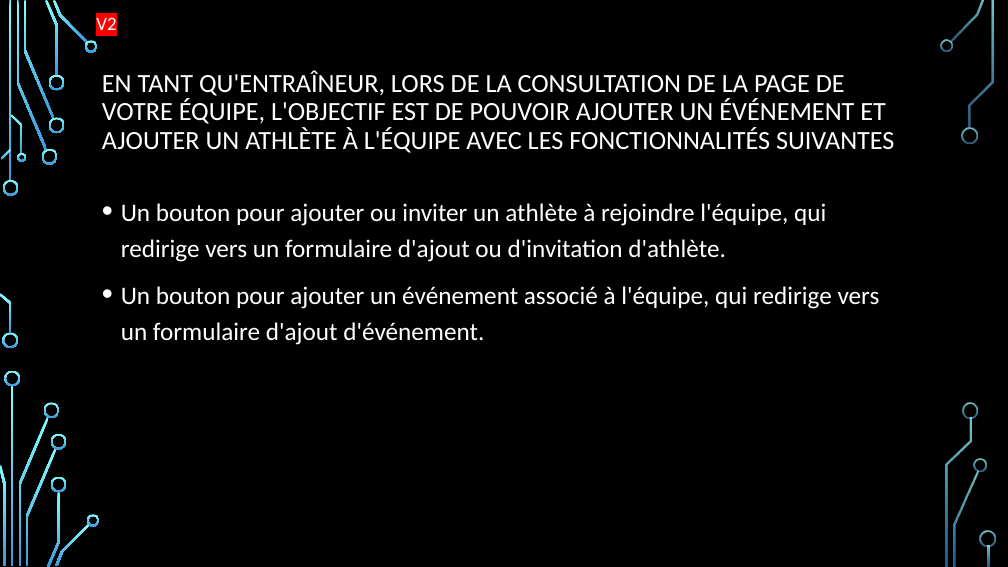
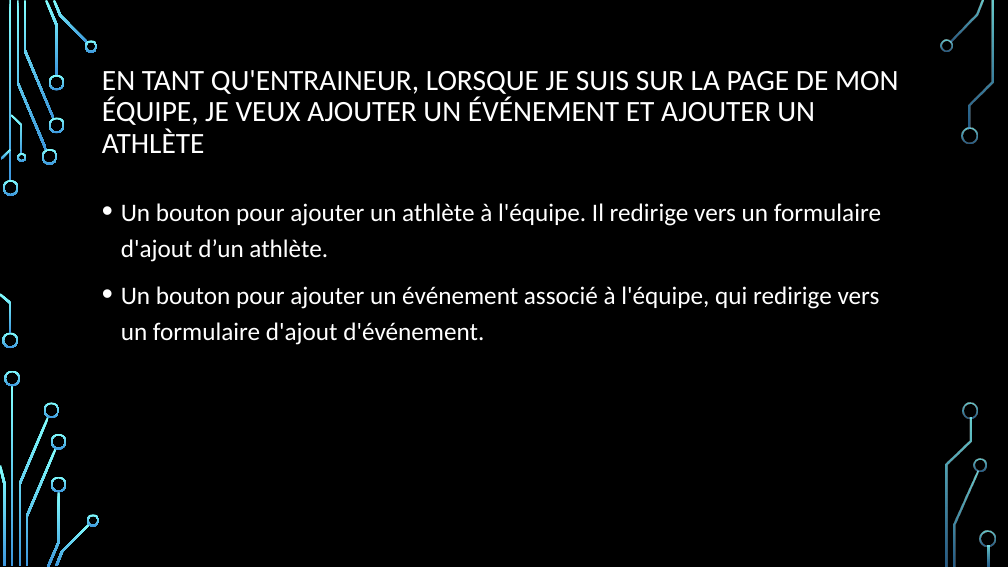
Before and after one commit to DFC-Informatique-Cegep-de-Sainte-Foy/GestionEquipesSportives, a slide deck: slide 7 of Documentation/Revue 3/Presentation_Revue_3.pptx (slide 10 before the commit). Drawn at 1008x567 pixels with LibreOffice and Linux fonts; fonts in the diff are those of the drawing; background and template pictures are left out. Boxes give left, top, right and bottom in pixels: in the first picture for what was removed or moved away, otherwise in the second. Text is boxed around its words. In the diff, an @@ line names an element or a change of style, - is before the commit and + after.

```diff
--- a/Documentation/Revue 3/Presentation_Revue_3.pptx
+++ b/Documentation/Revue 3/Presentation_Revue_3.pptx
@@ text removed at box(96, 17, 116, 30) @@
-V2
@@ title at box(102, 70, 898, 153): text changed; size 25 to 28 pt @@
-EN TANT QU'ENTRAÎNEUR, LORS DE LA CONSULTATION DE LA PAGE DE VOTRE ÉQUIPE, L'OBJECTIF EST DE POUVOIR AJOUTER UN ÉVÉNEMENT ET AJOUTER UN ATHLÈTE À L'ÉQUIPE AVEC LES FONCTIONNALITÉS SUIVANTES
+EN TANT QU'ENTRAINEUR, LORSQUE JE SUIS SUR LA PAGE DE MON ÉQUIPE, JE VEUX AJOUTER UN ÉVÉNEMENT ET AJOUTER UN ATHLÈTE
@@ text at box(121, 203, 881, 262): text changed @@
-• Un bouton pour ajouter ou inviter un athlète à rejoindre l'équipe, qui redirige vers un formulaire d'ajout ou d'invitation d'athlète.
+• Un bouton pour ajouter un athlète à l'équipe. Il redirige vers un formulaire d'ajout d’un athlète.
```
Also in this commit, not shown: 8 other slides changed, 3 slides removed.
